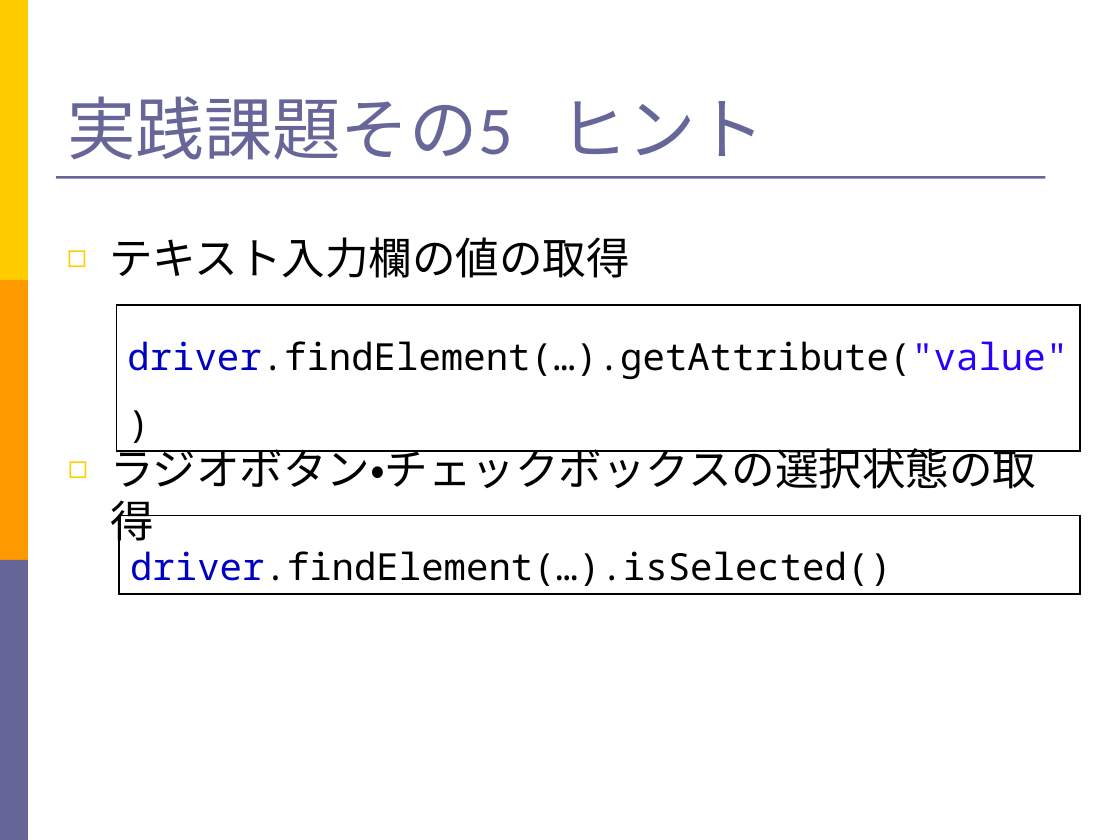
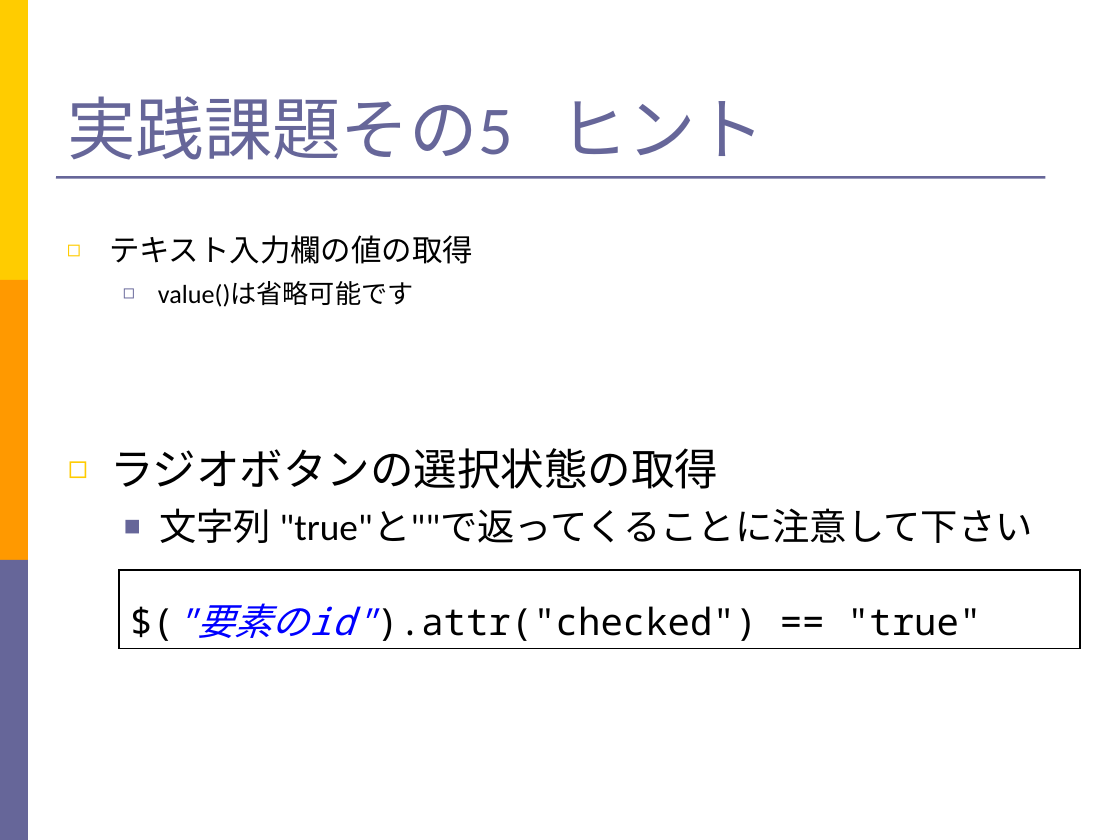
Before and after one commit to takuY-U2/STARHotel, a slide deck: slide 60 of docs/SlideGeb.ppt. Drawn at 1120x840 pixels with LibreOffice and Linux fonts; fonts in the diff are those of the drawing. Boxes give left, top, right and bottom in pixels: in the first picture for what was removed or moved away, otherwise in the second. Text is boxed around its words. In the diff, an @@ line names an element or a change of style, - is before the commit and + after.

```diff
--- a/docs/SlideGeb.ppt
+++ b/docs/SlideGeb.ppt
@@ text at (109, 235, 473, 264): size 28 to 19.6 pt in "テキスト入力欄の値の取得" @@
@@ text at (158, 282, 414, 307): paragraph added @@
+  ◻ value()は省略可能です
@@ rectangle removed at (116, 306, 1081, 451) @@
-driver.findElement(…).getAttribute("value")
@@ text at (110, 448, 1032, 543): text changed; size 28 to 24 pt @@
-◻ ラジオボタン・チェックボックスの選択状態の取得
+◻ ラジオボタンの選択状態の取得
+  ■ 文字列 "true"と""で返ってくることに注意して下さい
@@ rectangle removed at (119, 515, 1080, 594) @@
-driver.findElement(…).isSelected()
@@ rectangle added at (119, 570, 1080, 648), outline #000000 0.99 pt, 24 pt, text #000000 @@
+$("要素のid").attr("checked") == "true"
```
Also in this commit, not shown: 9 other slides changed, 1 slide added, 7 other files.
